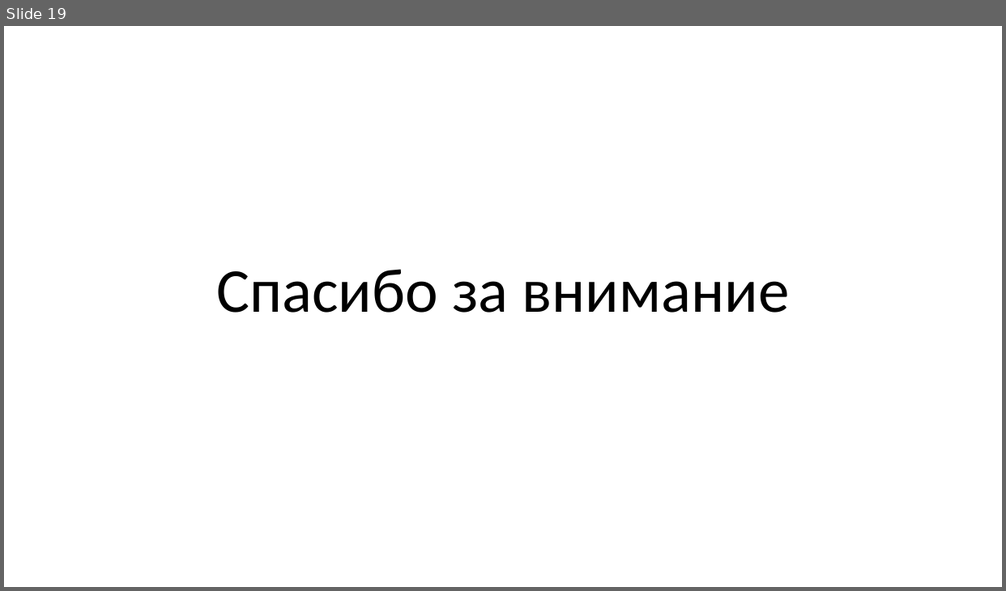
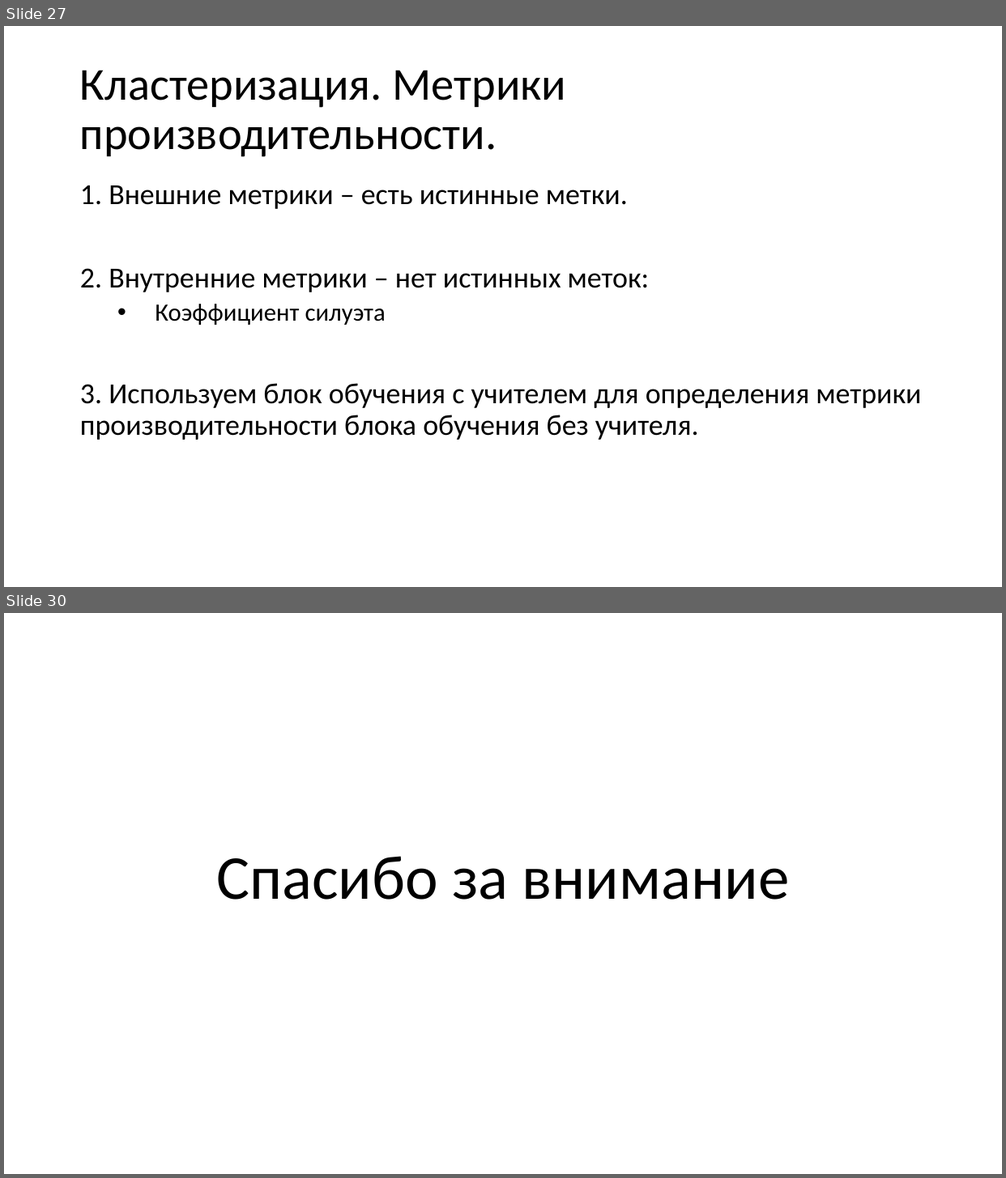
Before and after one commit to mosalov/AI_main_lectures, a slide deck: Лекция 2 23_09_2020.pptx. Shown one above the other, each under a label of ours: slide 19 before the commit, slides 27 and 30 after it; the slides between them are not shown. The pictures are 1006x591 and 1006x1178 pixels, drawn with LibreOffice and Linux fonts; fonts in the diff are those of the drawing. Boxes give left, top, right and bottom in pixels: in the first picture for what was removed or moved away, otherwise in the second. Text is boxed around its words. In the diff, an @@ line names an element or a change of style, - is before the commit and + after.

```diff
--- a/Лекция 2 23_09_2020.pptx
+++ b/Лекция 2 23_09_2020.pptx
@@ slide 27 added at [4, 26, 1002, 587], background #FFFFFF @@
@@ title added at [80, 70, 566, 157], 44 pt, text #000000 @@
+Кластеризация. Метрики производительности.
@@ text added at [80, 186, 921, 440], 28 pt, text #000000 @@
+1. Внешние метрики – есть истинные метки.
+2. Внутренние метрики – нет истинных меток:
+  • Коэффициент силуэта
+3. Используем блок обучения с учителем для определения метрики производительности блока обучения без учителя.
@@ what was slide 19 is now slide 30 @@
```
Also in this commit, not shown: 7 slides changed, 12 other slides added, 2 slides removed.
